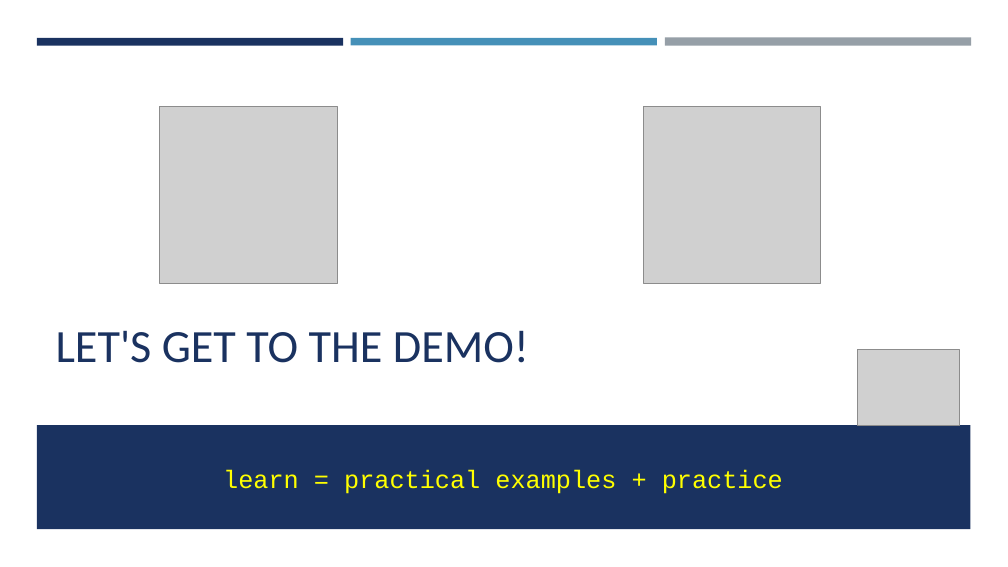
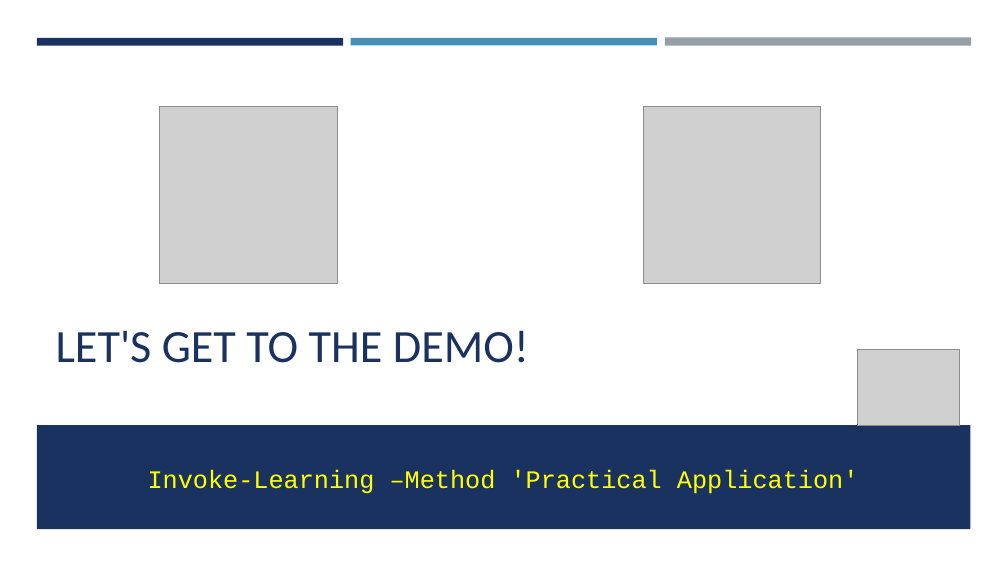
Before and after one commit to timothywarner/summer2019, a slide deck: slide 4 of psh on the river 2019/warner-az-commands-2019.pptx. Drawn at 1008x567 pixels with LibreOffice and Linux fonts; fonts in the diff are those of the drawing; grey boxes stand for pictures; background and template pictures are left out. Boxes give left, top, right and bottom in pixels: in the first picture for what was removed or moved away, otherwise in the second. Text is boxed around its words. In the diff, an @@ line names an element or a change of style, - is before the commit and + after.

```diff
--- a/psh on the river 2019/warner-az-commands-2019.pptx
+++ b/psh on the river 2019/warner-az-commands-2019.pptx
@@ text at [148,469,859,494]: text changed @@
-learn = practical examples + practice
+Invoke-Learning –Method 'Practical Application'
```
Also in this commit, not shown: 2 other slides changed, 2 slides added, 2 other files.
